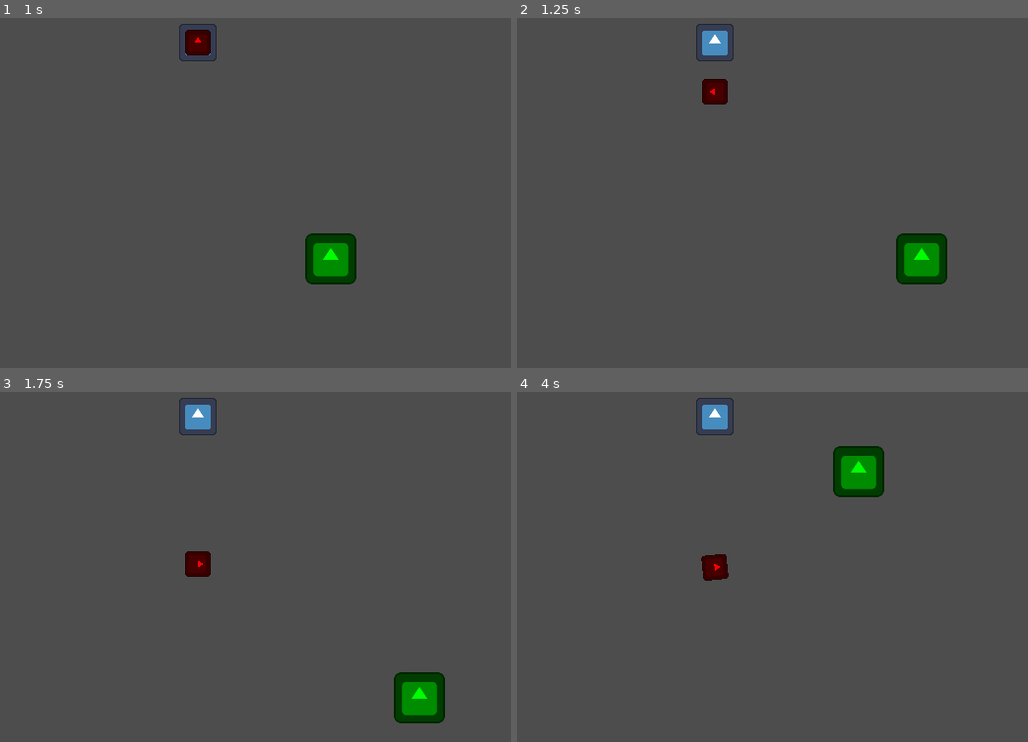
Above: before the commit, frames 1-4 (two rows, left to right).
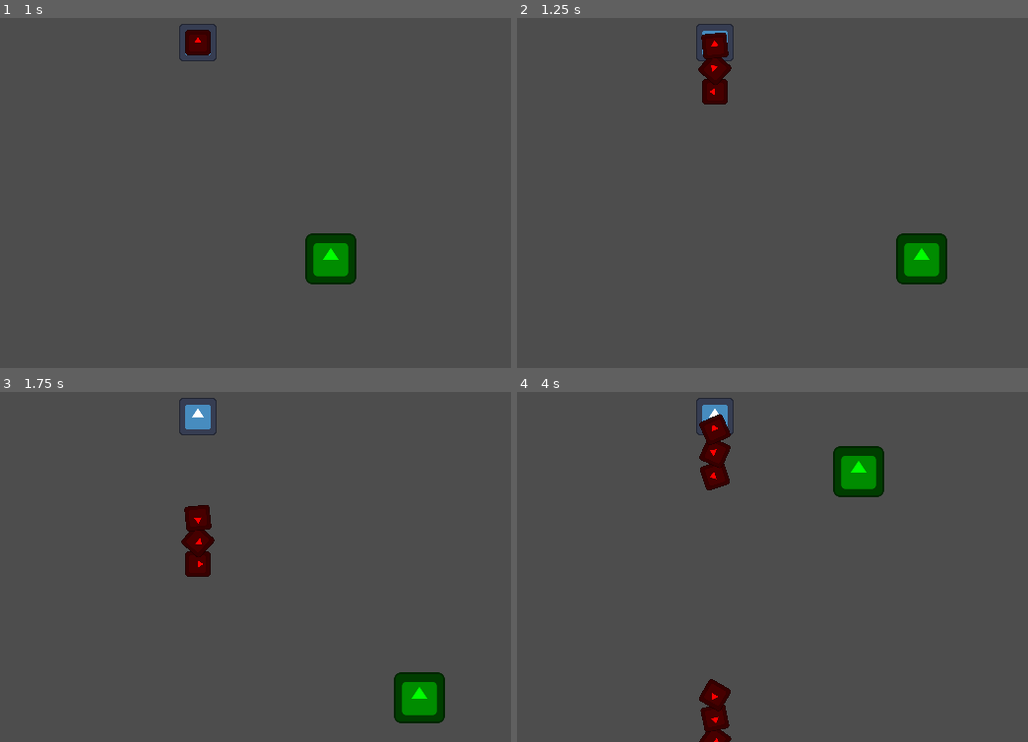
Above: after the commit, the same moments.

Repository: Zeroeth-0/Gatogun
Game: Godot game, scene res://scenes/levels/world.tscn
The game is run twice, just before and just after one commit, with the same random seed, the same clock (stepped at 60 frames per second) and the same inputs. The engine's default icon, where the game draws it, is replaced by a stand-in: a white triangle on a blue panel in a dark square.
Inputs:
- Up to frame 1 (1 s): tap Enter at 0.5 s; hold D (RIGHT) from 0.53 s (still down)
- Up to frame 2 (1.25 s): keep holding D (RIGHT)
- Up to frame 3 (1.75 s): release D (RIGHT) at 1.28 s; hold S (DOWN) from 1.28 s (still down)
- Up to frame 4 (4 s): release S (DOWN) at 2.03 s; hold D (RIGHT) 2.03-2.78 s; hold W (UP) 2.78-3.53 s; hold A (LEFT) from 3.53 s (still down)

Frame 1 is identical in both runs. In frame 2, 0.6% of the frame differs, in the area x 35-43%, y 4-20%; in frame 3, 0.6%; in frame 4, 2.2%, in the area x 35-43%, y 6-100%.

Commit message:
Rank system

Diff:
--- a/project.godot
+++ b/project.godot
@@ -12,7 +12,7 @@
 
 config/name="Gatodius"
 run/main_scene="res://scenes/levels/world.tscn"
-config/features=PackedStringArray("4.1", "GL Compatibility")
+config/features=PackedStringArray("4.2", "GL Compatibility")
 config/icon="res://icon.svg"
 
 [autoload]
--- a/scenes/levels/world.tscn
+++ b/scenes/levels/world.tscn
@@ -11,6 +11,7 @@
 position = Vector2(317, 317)
 script = ExtResource("4_mvtvv")
 bulletScene = ExtResource("1_xpsw6")
+rank = 6.0
 
 [node name="CatPlayer" parent="." groups=["Player"] instance=ExtResource("4_nvx4x")]
 position = Vector2(317, 537)
--- a/source/weapons/emitter.gd
+++ b/source/weapons/emitter.gd
@@ -9,7 +9,7 @@
 @export_group("DIRECTION")
 enum Type { NONE, AIM, GRAVITY, LEFT, RIGHT, RANDOM }
 @export var type: Type = Type.NONE
-@export_range(0, 1, 0.1) var gravIntensity: int = 0
+@export_range(0, 1, 0.1) var gravIntensity: float = 0.5
 @export_range(0, 180, 45) var deviationAngle: int = 45
 @export_range(0, 5, 0.1) var dirStartTime: float
 @export_range(0, 5, 0.1) var dirDuration: float = 5
@@ -24,6 +24,7 @@
 # ------------------------------------------------Weapon--------------------------------------------------
 
 @export_category("WEAPON")
+@export_range(0, 8, 1) var rank: float = 1.0
 @export_group("DIRECTION")
 enum Direction { NORTH, WEST, SOUTH, EAST, NWEST, NEAST, SWEST, SEAST }
 @export var directionEnum: Direction = Direction.SOUTH # Implementado
@@ -83,12 +84,18 @@
 
 func _ready():
 	direction = DIRECTION_MAP.get(directionEnum)
+	rank_adj()
 	shoot()
 
 func _physics_process(delta):
 	if not stop_rotation:
 		rotation_degrees += rotationSpeed * delta * rotation_direction
 	handle_rotation()
+
+func rank_adj():
+	var manVal: float = rank / 4.0
+	if arms > 1: arms += manVal * manVal
+	burstCount += manVal * manVal
 
 func handle_rotation():
 	var adj_angle = rotationAngle
@@ -180,12 +187,10 @@
 			# Velocidad final ajustada
 			var curr_spd = shoot_spd * rng.randf_range(1 - randomSpeed, 1 + randomSpeed)
 			# Lógica de simetría (opcional)
-			match useSymmetry:
-				false:
-					shoot_bullet(shoot_dir, shoot_pos, curr_spd)
-				true:
-					shoot_bullet(shoot_dir.rotated(deg_to_rad(45)), shoot_pos, curr_spd)
-					shoot_bullet(shoot_dir.rotated(deg_to_rad(45)) * Vector2(-1, 1), shoot_pos, curr_spd)
+			if !useSymmetry: shoot_bullet(shoot_dir, shoot_pos, curr_spd)
+			else:
+				shoot_bullet(shoot_dir.rotated(deg_to_rad(45)), shoot_pos, curr_spd)
+				shoot_bullet(shoot_dir.rotated(deg_to_rad(45)) * Vector2(-1, 1), shoot_pos, curr_spd)
 
 func shoot_bullet(shoot_dir: Vector2, shoot_pos: Vector2, shoot_spd: float):
 	var bullet = bulletScene.instantiate() as Node2D
